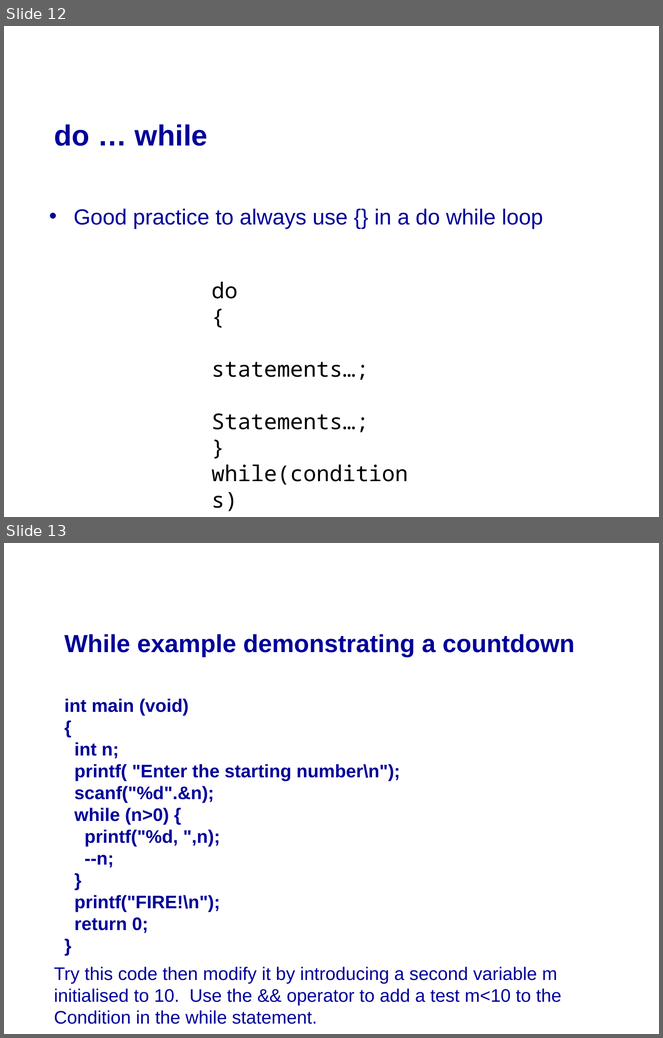
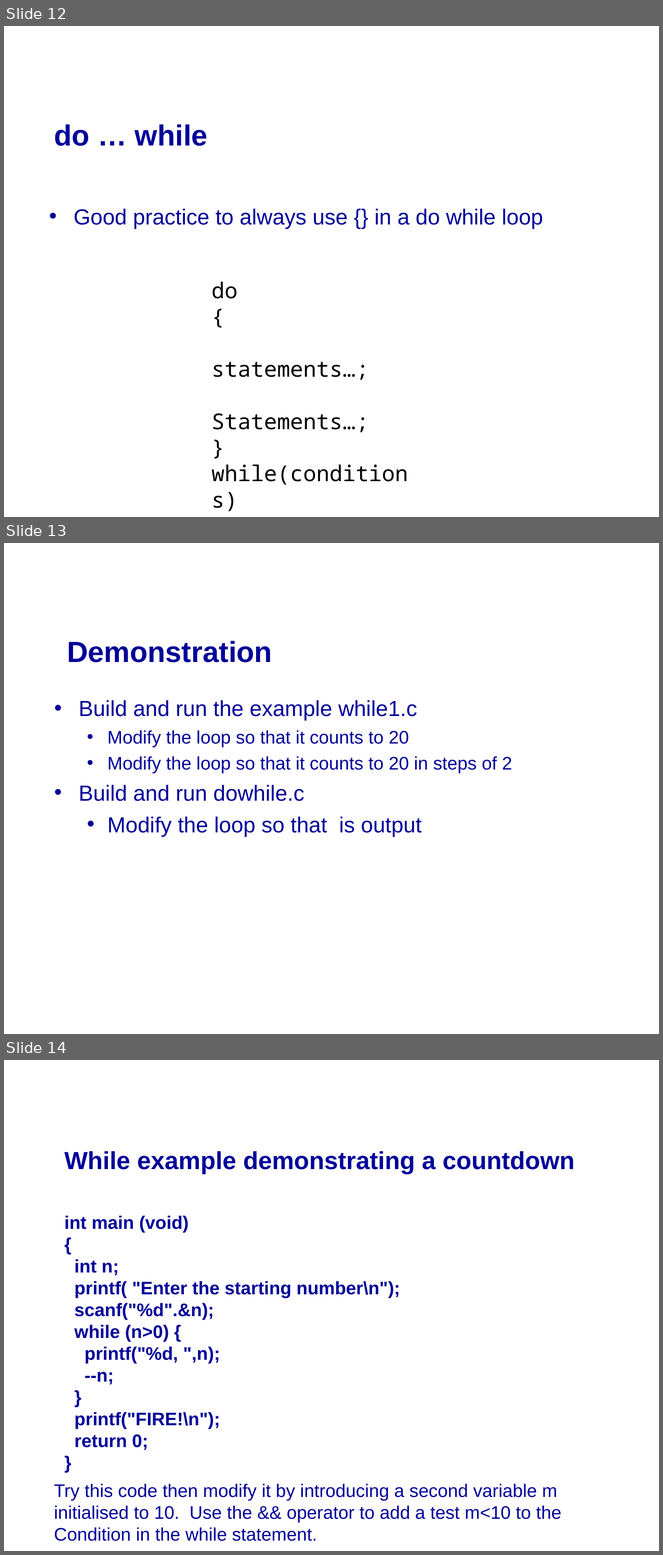
Before and after one commit to mikeg64/iome, a slide deck: src/examples/course/c/presentation/IntrotoC2.ppt. Shown one above the other, each under a label of ours: slides 12 and 13 before the commit, slides 12, 13 and 14 after it. The pictures are 663x1038 and 663x1555 pixels, drawn with LibreOffice and Linux fonts; fonts in the diff are those of the drawing; background and template pictures are left out. Boxes give left, top, right and bottom in pixels: in the first picture for what was removed or moved away, otherwise in the second. Text is boxed around its words. In the diff, an @@ line names an element or a change of style, - is before the commit and + after.

```diff
--- a/src/examples/course/c/presentation/IntrotoC2.ppt
+++ b/src/examples/course/c/presentation/IntrotoC2.ppt
@@ slide 13 added at [4,543,659,1034], background picture (left out) @@
@@ text added at [67,641,272,663], 32 pt, text #000099, bold @@
+Demonstration
@@ text added at [79,700,512,837], 24 pt, text #000099 @@
+• Build and run the example while1.c
+  • Modify the loop so that it counts to 20
+  • Modify the loop so that it counts to 20 in steps of 2
+• Build and run dowhile.c
+  • Modify the loop so that is output
@@ what was slide 13 is now slide 14 @@
```
Also in this commit, not shown: 1 other slide added, 2 other files.
